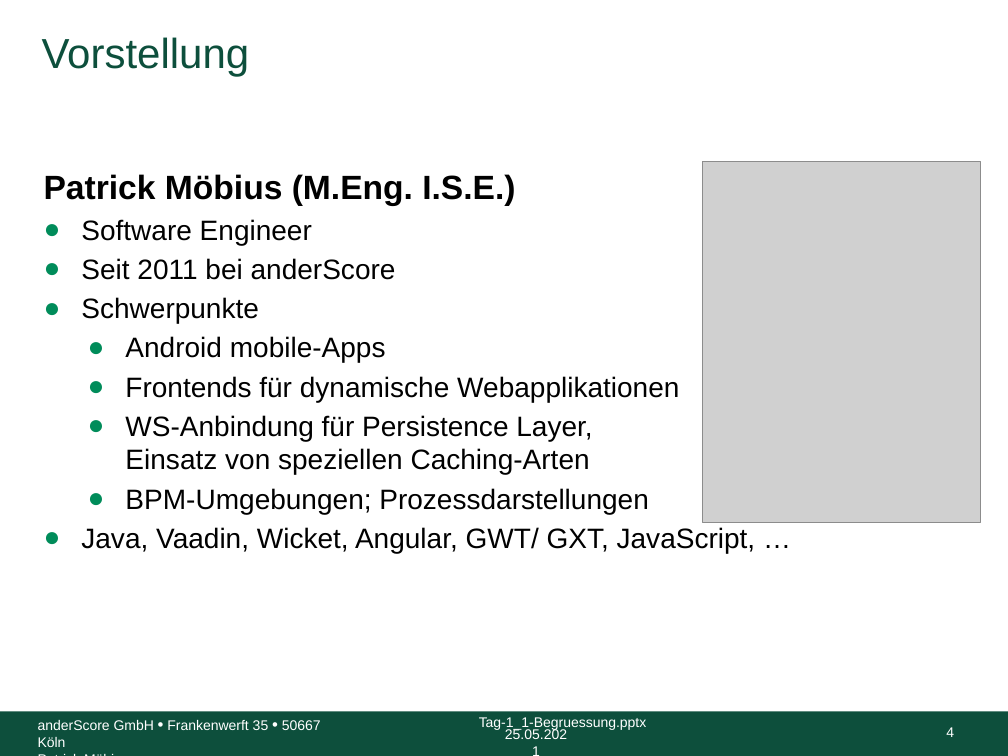
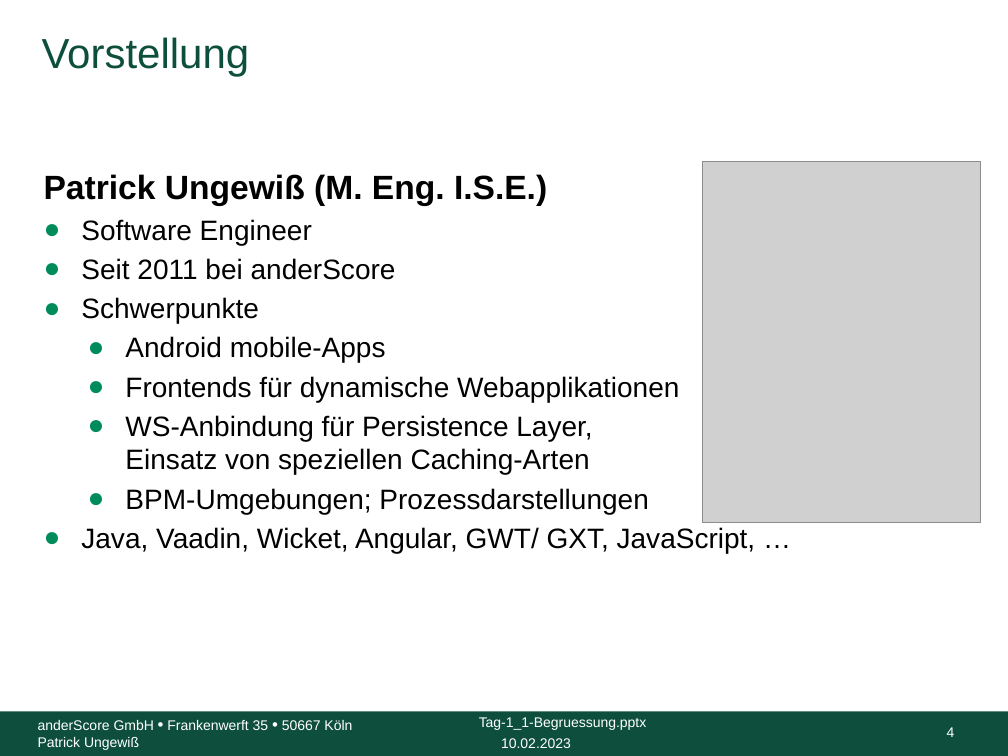
Before and after one commit to anderscore-gmbh/wicket-training, a slide deck: slide 4 of slides/Tag-1_1-Begruessung.pptx. Drawn at 1008x756 pixels with LibreOffice and Linux fonts; fonts in the diff are those of the drawing; grey boxes stand for pictures; background and template pictures are left out. Boxes give left, top, right and bottom in pixels: in the first picture for what was removed or moved away, otherwise in the second. Text is boxed around its words. In the diff, an @@ line names an element or a change of style, - is before the commit and + after.

```diff
--- a/slides/Tag-1_1-Begruessung.pptx
+++ b/slides/Tag-1_1-Begruessung.pptx
@@ text at box(44, 174, 547, 206): text changed @@
-Patrick Möbius (M.Eng. I.S.E.)
+Patrick Ungewiß (M. Eng. I.S.E.)
@@ text at box(38, 737, 139, 750): text changed @@
-Patrick Möbius
+Patrick Ungewiß
@@ text at box(501, 738, 571, 748): text changed @@
-25.05.2021
+10.02.2023
```
Also in this commit, not shown: 13 other slides changed, 38 other files.
